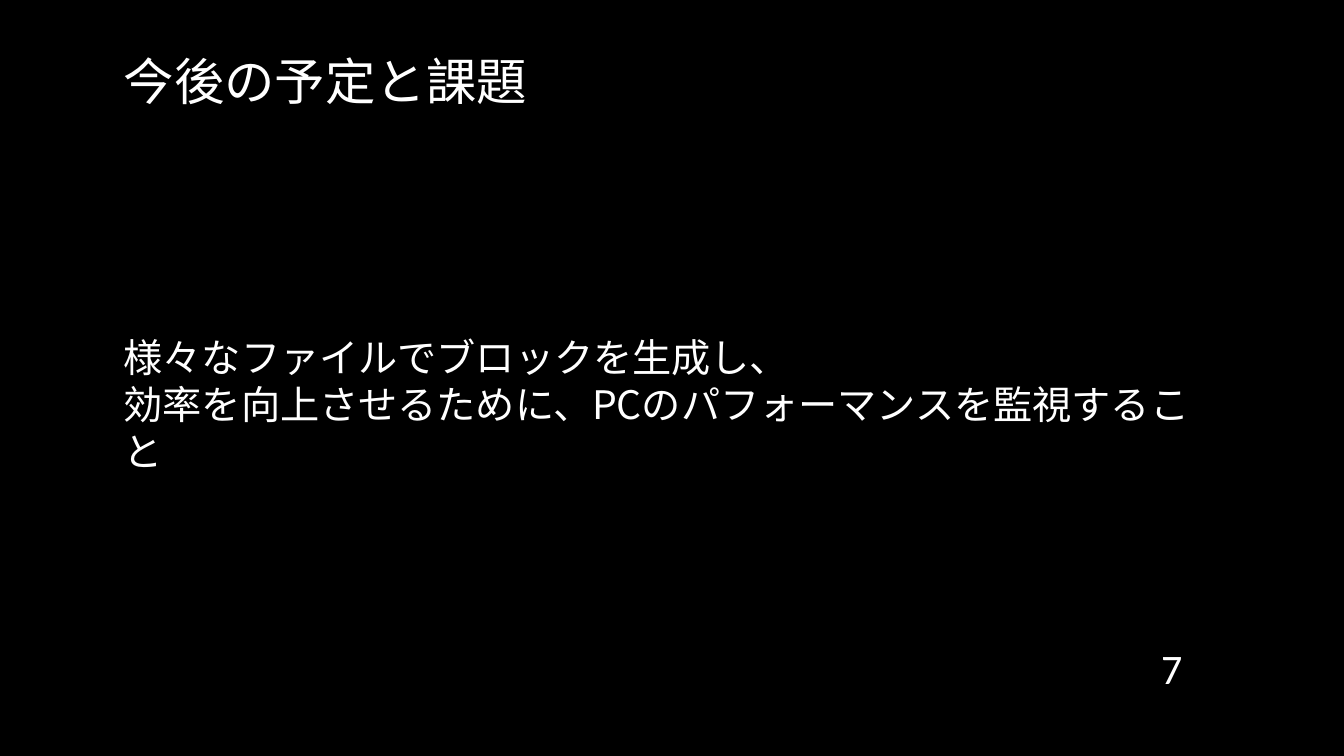
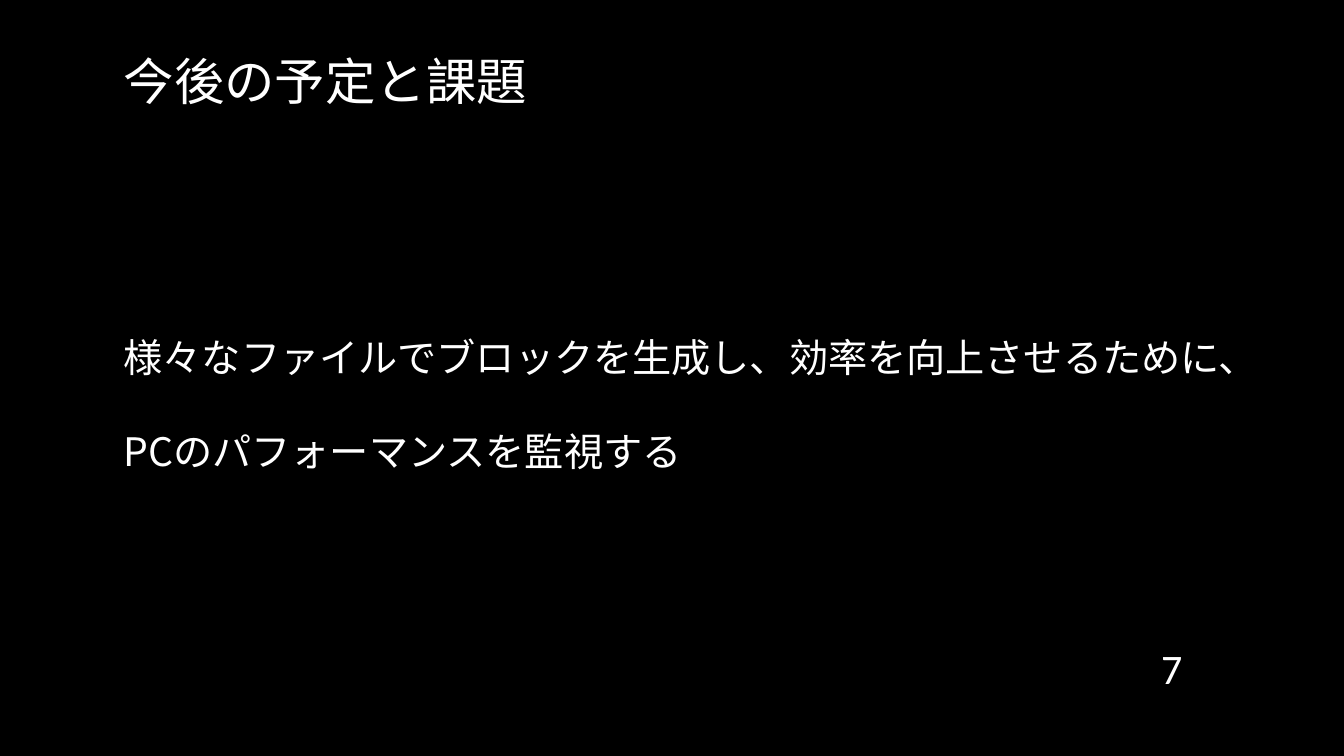
Before and after one commit to cyrusmanosa/Ecc-Year-3, a slide deck: slide 7 of Y3-Sem2/ITゼミ演習II/2024年度_11月報告会_Sk3a04_文家俊.pptx. Drawn at 1344x756 pixels with LibreOffice and Linux fonts; fonts in the diff are those of the drawing; background and template pictures are left out. Boxes give left, top, right and bottom in pixels: in the first picture for what was removed or moved away, otherwise in the second. Text is boxed around its words. In the diff, an @@ line names an element or a change of style, - is before the commit and + after.

```diff
--- a/Y3-Sem2/ITゼミ演習II/2024年度_11月報告会_Sk3a04_文家俊.pptx
+++ b/Y3-Sem2/ITゼミ演習II/2024年度_11月報告会_Sk3a04_文家俊.pptx
@@ text at box(124, 338, 1258, 469): text changed @@
-様々なファイルでブロックを生成し、
-効率を向上させるために、PCのパフォーマンスを監視すること
+様々なファイルでブロックを生成し、効率を向上させるために、
+PCのパフォーマンスを監視する
```
Also in this commit, not shown: 5 other slides changed, 20 other files.
